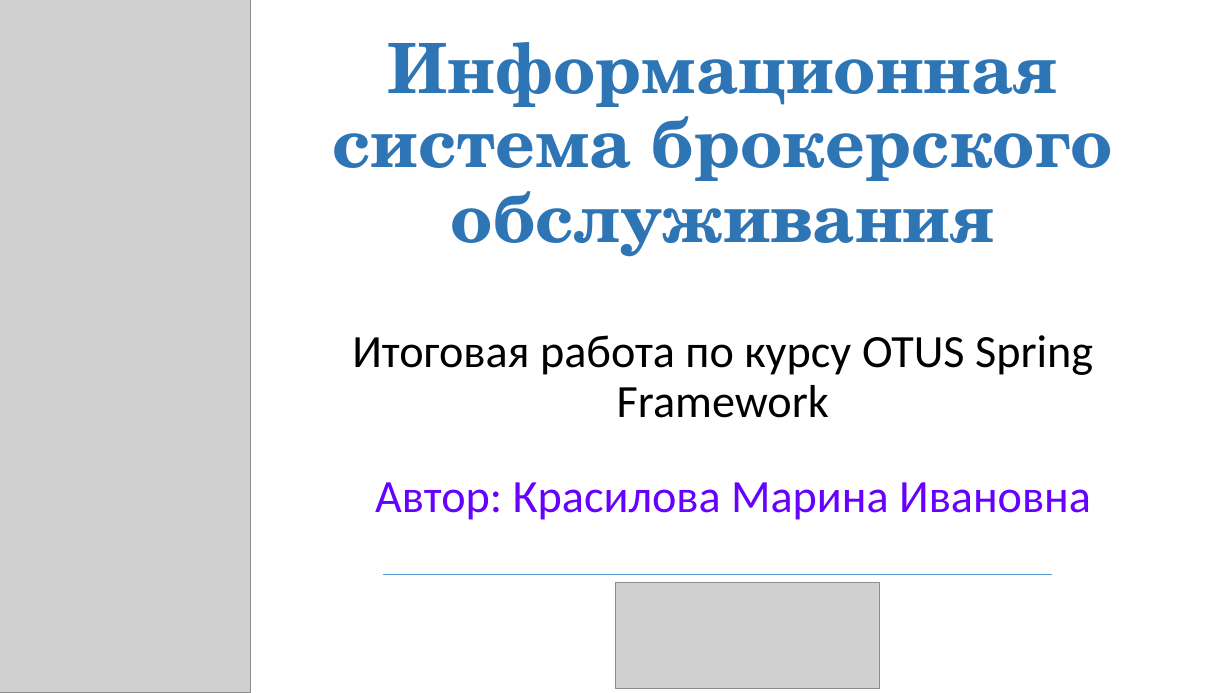
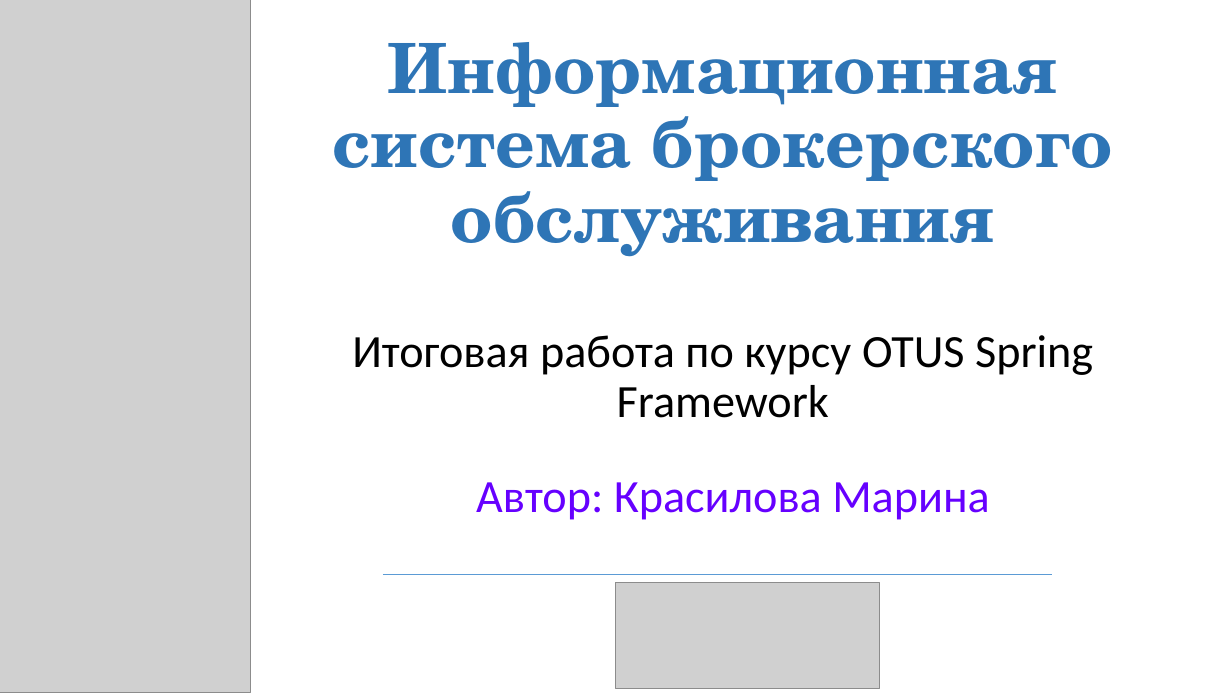
Before and after one commit to gigi090782/2019-11-otus-spring-krasilova-BrokerageSystem, a slide deck: slide 1 of Presentation/Информационная система брокерского обслуживания.pptx. Drawn at 1232x693 pixels with LibreOffice and Linux fonts; fonts in the diff are those of the drawing; grey boxes stand for pictures. Boxes give left, top, right and bottom in pixels: in the first picture for what was removed or moved away, otherwise in the second. Text is boxed around its words. In the diff, an @@ line names an element or a change of style, - is before the commit and + after.

```diff
--- a/Presentation/Информационная система брокерского обслуживания.pptx
+++ b/Presentation/Информационная система брокерского обслуживания.pptx
@@ text at box(476, 482, 990, 520): text changed @@
-Автор: Красилова Марина Ивановна
+Автор: Красилова Марина
```
Also in this commit, not shown: 2 other slides changed, 1 slide added, 4 other files.
